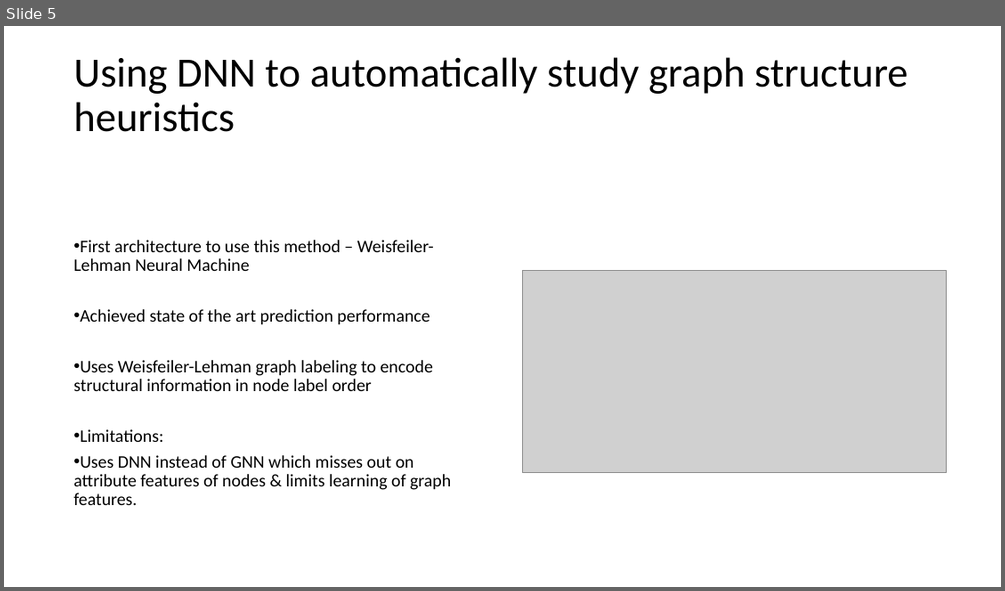
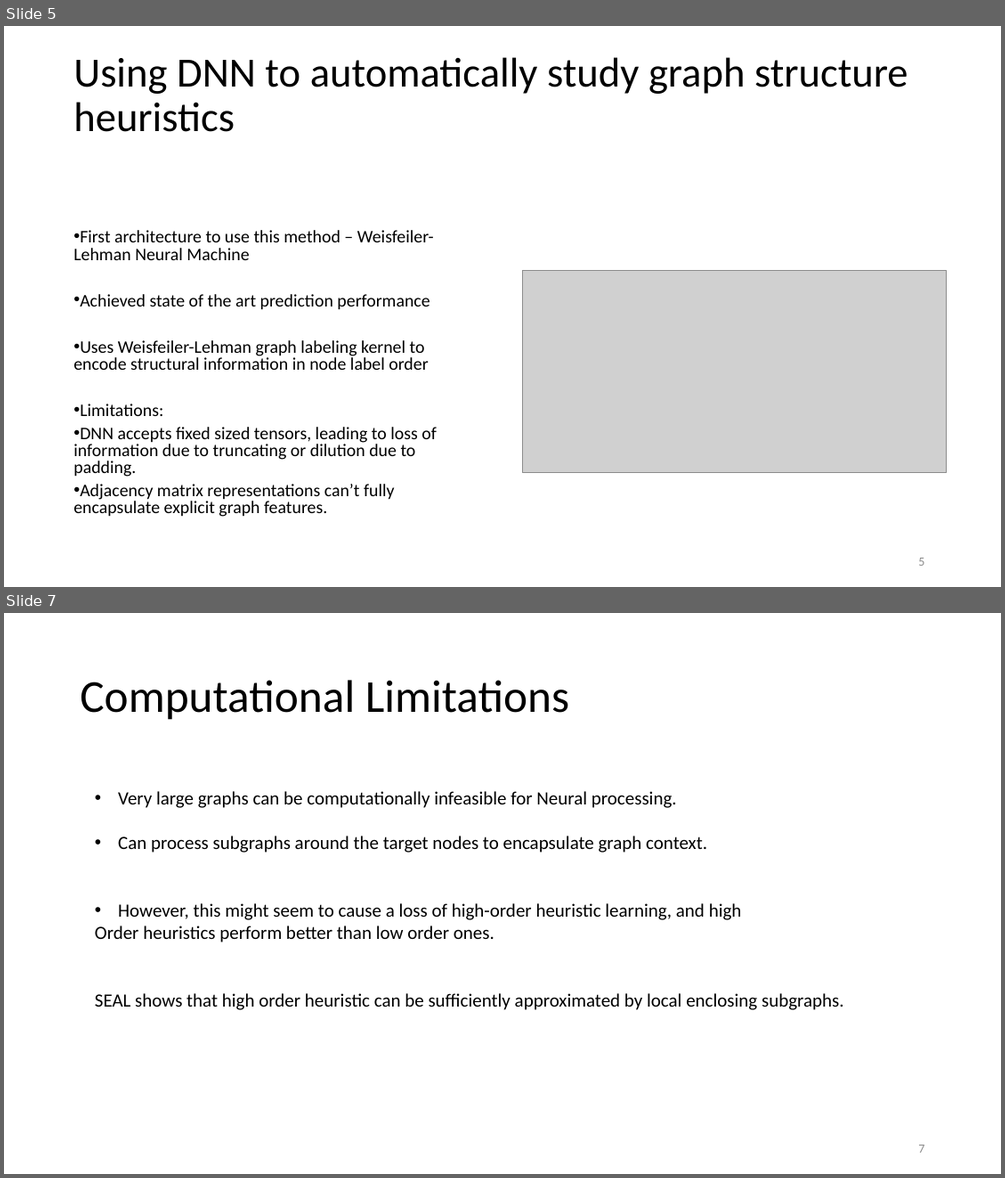
Before and after one commit to tongshu83/tongshu83.github.io, a slide deck: html/seminar/DhroovPandey_NeurIPS18_SEAL_slides.pptx. Shown one above the other, each under a label of ours: slide 5 before the commit, slides 5 and 7 after it; the slides between them are not shown. The pictures are 1005x591 and 1005x1178 pixels, drawn with LibreOffice and Linux fonts; fonts in the diff are those of the drawing; grey boxes stand for pictures. Boxes give left, top, right and bottom in pixels: in the first picture for what was removed or moved away, otherwise in the second. Text is boxed around its words. In the diff, an @@ line names an element or a change of style, - is before the commit and + after.

```diff
--- a/html/seminar/DhroovPandey_NeurIPS18_SEAL_slides.pptx
+++ b/html/seminar/DhroovPandey_NeurIPS18_SEAL_slides.pptx
@@ slide 7 added at box(4, 613, 1001, 1174), background #FFFFFF @@
@@ title added at box(80, 680, 569, 720), 44 pt, text #000000 @@
+Computational Limitations
@@ text added at box(95, 791, 844, 1010), 18 pt, text #000000 @@
+• Very large graphs can be computationally infeasible for Neural processing.
+• Can process subgraphs around the target nodes to encapsulate graph context.
+• However, this might seem to cause a loss of high-order heuristic learning, and high
+Order heuristics perform better than low order ones.
+SEAL shows that high order heuristic can be sufficiently approximated by local enclosing subgraphs.
@@ page number added at box(918, 1144, 924, 1152), 12 pt, text #8C8C8C @@
+7
@@ slide 5 changed as well @@
@@ text at box(73, 230, 434, 416): line spacing 0.9 to 0.8 @@
@@ text at box(73, 340, 428, 370): text changed @@
-• Uses Weisfeiler-Lehman graph labeling to encode structural information in node label order
+• Uses Weisfeiler-Lehman graph labeling kernel to encode structural information in node label order
@@ text at box(73, 426, 437, 516): text changed @@
-• Uses DNN instead of GNN which misses out on attribute features of nodes & limits learning of graph features.
+• DNN accepts fixed sized tensors, leading to loss of information due to truncating or dilution due to padding.
+• Adjacency matrix representations can’t fully encapsulate explicit graph features.
@@ page number added at box(918, 557, 924, 565), 12 pt, text #8C8C8C @@
+5
```
Also in this commit, not shown: 14 other slides changed, 2 other slides added, 19 other files.
